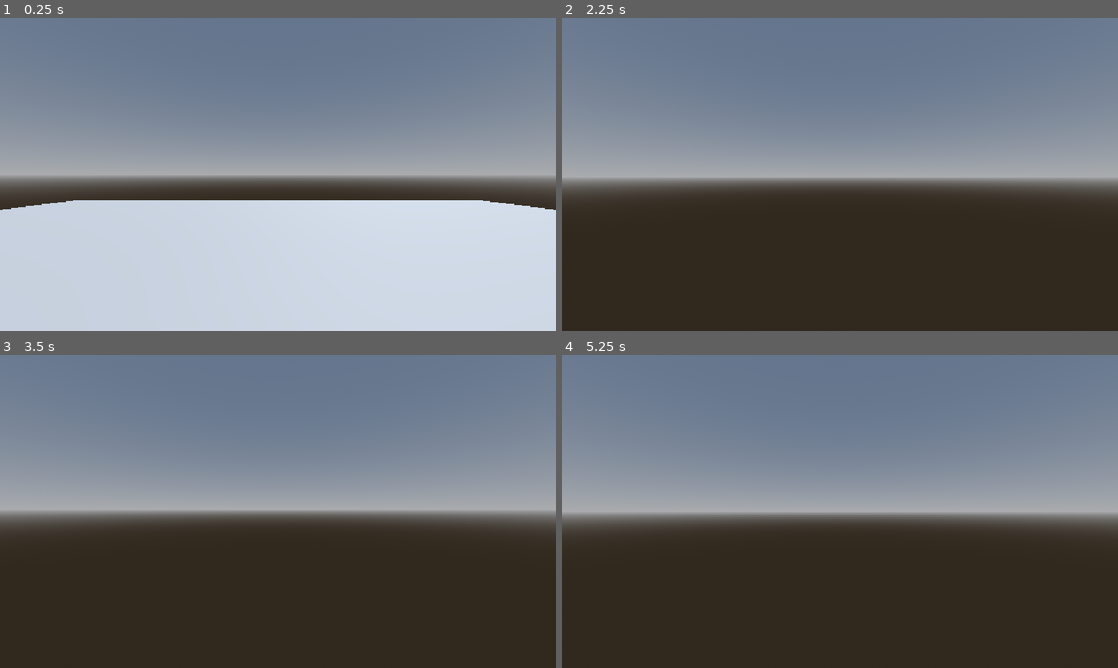
Above: before the commit, frames 1-4 (two rows, left to right).
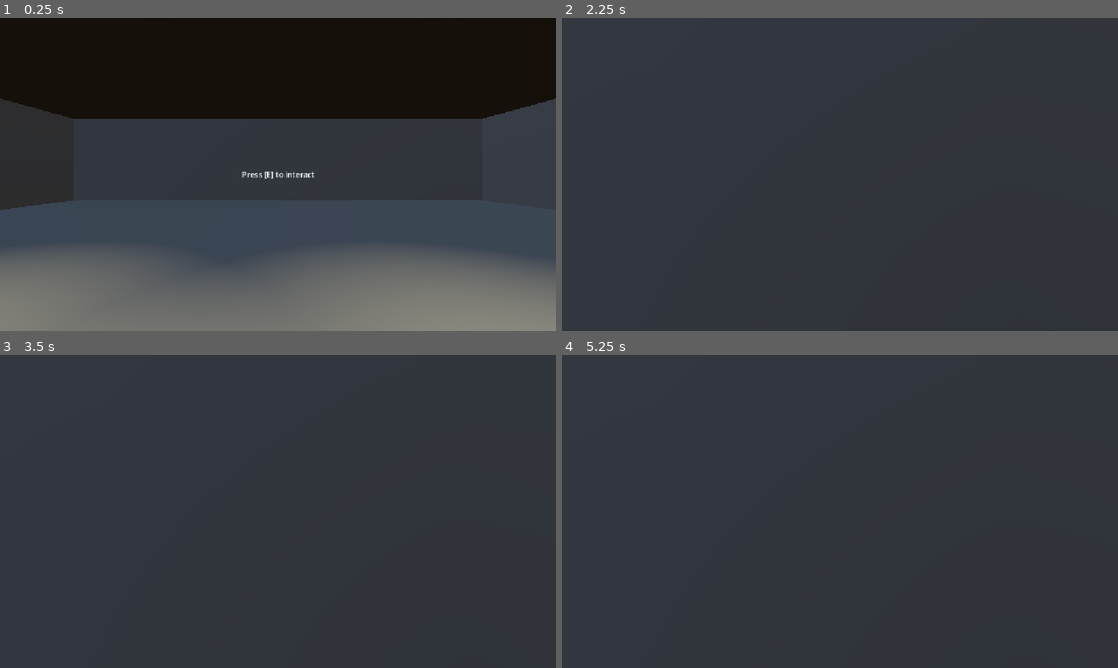
Above: after the commit, the same moments.

Repository: cdevelopment010/panic-packing
Game: Godot game, scene res://Level/level.tscn
The game is run twice, just before and just after one commit, with the same random seed, the same clock (stepped at 60 frames per second) and the same inputs. Before the commit the project has no main scene; this scene is started directly in both runs.
Inputs (mouse positions are in pixels of both pictures, inside the frame that each line leads up to):
- Up to frame 1 (0.25 s): no input
- Up to frame 2 (2.25 s): tap E (interact, bound only after the commit) at 0.5, 0.6, 1.25, 1.35, 2, 2.1 s; move the mouse to (867, 174) at 0.52 s; hold W (move_forward) from 0.53 s (still down); tap Space (jump) at 0.77, 1.52 s; move the mouse to (812, 174) at 1.27 s; move the mouse to (851, 168) at 2.02 s
- Up to frame 3 (3.5 s): keep holding W (move_forward); tap Space (jump) at 2.75, 3.02 s; move the mouse to (272, 517) at 2.77 s; tap E (interact, bound only after the commit) at 2.85 s
- Up to frame 4 (5.25 s): keep holding W (move_forward); tap Enter at 3.5 s; move the mouse to (878, 514) at 3.52 s; tap E (interact, bound only after the commit) at 3.6, 4.35, 5.1 s; tap Space (jump) at 3.77, 4.25, 4.52 s; move the mouse to (795, 508) at 4.27 s; move the mouse to (845, 511) at 5.02 s

The runs differ from the first frame. In frame 1, 96% of the frame differs, in the area x 0-100%, y 0-100%; in frame 2, 96%; in frame 3, 96%; in frame 4, 96%.

Commit message:
Feat: starting interact method

Diff:
--- a/Level/level.tscn
+++ b/Level/level.tscn
@@ -17,6 +17,29 @@
 [sub_resource type="BoxMesh" id="BoxMesh_6t3ff"]
 size = Vector3(20, 0.5, 20)
 
+[sub_resource type="BoxMesh" id="BoxMesh_db6cj"]
+size = Vector3(0.5, 5, 20)
+
+[sub_resource type="ConcavePolygonShape3D" id="ConcavePolygonShape3D_o6mkr"]
+data = PackedVector3Array(-0.25, 2.5, 10, 0.25, 2.5, 10, -0.25, -2.5, 10, 0.25, 2.5, 10, 0.25, -2.5, 10, -0.25, -2.5, 10, 0.25, 2.5, -10, -0.25, 2.5, -10, 0.25, -2.5, -10, -0.25, 2.5, -10, -0.25, -2.5, -10, 0.25, -2.5, -10, 0.25, 2.5, 10, 0.25, 2.5, -10, 0.25, -2.5, 10, 0.25, 2.5, -10, 0.25, -2.5, -10, 0.25, -2.5, 10, -0.25, 2.5, -10, -0.25, 2.5, 10, -0.25, -2.5, -10, -0.25, 2.5, 10, -0.25, -2.5, 10, -0.25, -2.5, -10, 0.25, 2.5, 10, -0.25, 2.5, 10, 0.25, 2.5, -10, -0.25, 2.5, 10, -0.25, 2.5, -10, 0.25, 2.5, -10, -0.25, -2.5, 10, 0.25, -2.5, 10, -0.25, -2.5, -10, 0.25, -2.5, 10, 0.25, -2.5, -10, -0.25, -2.5, -10)
+
+[sub_resource type="ConvexPolygonShape3D" id="ConvexPolygonShape3D_o6mkr"]
+points = PackedVector3Array(0.54365087, 2.7380953, 10.154754, -0.40873015, -2.6587305, -10.154754, 0.54365087, -2.6587305, -10.154754, -0.40873015, -2.6587305, 10.154754, -0.40873015, 2.7380953, -10.154754, 0.54365087, 2.7380953, -10.154754, 0.54365087, -2.6587305, 10.154754, -0.40873015, 2.7380953, 10.154754)
+
+[sub_resource type="BoxMesh" id="BoxMesh_pf3ql"]
+size = Vector3(21, 5, 0.5)
+
+[sub_resource type="ConvexPolygonShape3D" id="ConvexPolygonShape3D_qmtf6"]
+points = PackedVector3Array(-10.666668, -2.666667, -0.4166667, 10.666668, 2.666667, 0.5833333, 10.666668, 2.666667, -0.4166667, -10.666668, 2.666667, 0.5833333, 10.666668, -2.666667, 0.5833333, 10.666668, -2.666667, -0.4166667, -10.666668, 2.666667, -0.4166667, -10.666668, -2.666667, 0.5833333)
+
+[sub_resource type="ConvexPolygonShape3D" id="ConvexPolygonShape3D_uawph"]
+points = PackedVector3Array(-10.666668, -2.666667, -0.4166667, 10.666668, 2.666667, 0.5833333, 10.666668, 2.666667, -0.4166667, -10.666668, 2.666667, 0.5833333, 10.666668, -2.666667, 0.5833333, 10.666668, -2.666667, -0.4166667, -10.666668, 2.666667, -0.4166667, -10.666668, -2.666667, 0.5833333)
+
+[sub_resource type="BoxMesh" id="BoxMesh_rtkpu"]
+
+[sub_resource type="ConcavePolygonShape3D" id="ConcavePolygonShape3D_qmtf6"]
+data = PackedVector3Array(-0.5, 0.5, 0.5, 0.5, 0.5, 0.5, -0.5, -0.5, 0.5, 0.5, 0.5, 0.5, 0.5, -0.5, 0.5, -0.5, -0.5, 0.5, 0.5, 0.5, -0.5, -0.5, 0.5, -0.5, 0.5, -0.5, -0.5, -0.5, 0.5, -0.5, -0.5, -0.5, -0.5, 0.5, -0.5, -0.5, 0.5, 0.5, 0.5, 0.5, 0.5, -0.5, 0.5, -0.5, 0.5, 0.5, 0.5, -0.5, 0.5, -0.5, -0.5, 0.5, -0.5, 0.5, -0.5, 0.5, -0.5, -0.5, 0.5, 0.5, -0.5, -0.5, -0.5, -0.5, 0.5, 0.5, -0.5, -0.5, 0.5, -0.5, -0.5, -0.5, 0.5, 0.5, 0.5, -0.5, 0.5, 0.5, 0.5, 0.5, -0.5, -0.5, 0.5, 0.5, -0.5, 0.5, -0.5, 0.5, 0.5, -0.5, -0.5, -0.5, 0.5, 0.5, -0.5, 0.5, -0.5, -0.5, -0.5, 0.5, -0.5, 0.5, 0.5, -0.5, -0.5, -0.5, -0.5, -0.5)
+
 [node name="Level" type="Node3D" unique_id=1200555673]
 
 [node name="WorldEnvironment" type="WorldEnvironment" parent="." unique_id=961055816]
@@ -33,3 +56,73 @@
 transform = Transform3D(1, 0, 0, 0, 1, 0, 0, 0, 1, 0, -0.25, 0)
 use_collision = true
 mesh = SubResource("BoxMesh_6t3ff")
+
+[node name="MeshInstance3D2" type="CSGMesh3D" parent="." unique_id=1013741876]
+transform = Transform3D(1, 0, 0, 0, 1, 0, 0, 0, 1, 0, 4.25, 0)
+use_collision = true
+mesh = SubResource("BoxMesh_6t3ff")
+
+[node name="Node" type="Node" parent="." unique_id=1136599581]
+
+[node name="StaticBody3D" type="StaticBody3D" parent="Node" unique_id=838670176]
+
+[node name="MeshInstance3D" type="MeshInstance3D" parent="Node/StaticBody3D" unique_id=148722935]
+transform = Transform3D(1, 0, 0, 0, 1, 0, 0, 0, 1, 10.254082, 2.0014088, 0)
+mesh = SubResource("BoxMesh_db6cj")
+
+[node name="CollisionShape3D" type="CollisionShape3D" parent="Node/StaticBody3D" unique_id=216090695]
+transform = Transform3D(1, 0, 0, 0, 1, 0, 0, 0, 1, 10.254082, 2.0014088, 0)
+shape = SubResource("ConcavePolygonShape3D_o6mkr")
+
+[node name="StaticBody3D2" type="StaticBody3D" parent="Node" unique_id=1226343272]
+
+[node name="MeshInstance3D2" type="MeshInstance3D" parent="Node/StaticBody3D2" unique_id=1253047336]
+transform = Transform3D(1, 0, 0, 0, 1, 0, 0, 0, 1, -10.248941, 1.9955335, 0)
+mesh = SubResource("BoxMesh_db6cj")
+
+[node name="CollisionShape3D" type="CollisionShape3D" parent="Node/StaticBody3D2" unique_id=1768584127]
+transform = Transform3D(1, 0, 0, 0, 1, 0, 0, 0, 1, -10.248941, 1.9955335, 0)
+shape = SubResource("ConvexPolygonShape3D_o6mkr")
+
+[node name="StaticBody3D3" type="StaticBody3D" parent="Node" unique_id=417305903]
+
+[node name="MeshInstance3D3" type="MeshInstance3D" parent="Node/StaticBody3D3" unique_id=450504652]
+transform = Transform3D(1, 0, 0, 0, 1, 0, 0, 0, 1, 0, 1.9992383, 10.248079)
+mesh = SubResource("BoxMesh_pf3ql")
+
+[node name="CollisionShape3D" type="CollisionShape3D" parent="Node/StaticBody3D3" unique_id=1951400023]
+transform = Transform3D(1, 0, 0, 0, 1, 0, 0, 0, 1, 0, 1.9992383, 10.248079)
+shape = SubResource("ConvexPolygonShape3D_qmtf6")
+
+[node name="StaticBody3D4" type="StaticBody3D" parent="Node" unique_id=945014473]
+
+[node name="MeshInstance3D4" type="MeshInstance3D" parent="Node/StaticBody3D4" unique_id=1395263405]
+transform = Transform3D(1, 0, 0, 0, 1, 0, 0, 0, 1, 0, 1.9992383, -10.244662)
+mesh = SubResource("BoxMesh_pf3ql")
+
+[node name="CollisionShape3D" type="CollisionShape3D" parent="Node/StaticBody3D4" unique_id=1741200250]
+transform = Transform3D(1, 0, 0, 0, 1, 0, 0, 0, 1, 0, 1.9992383, -10.244662)
+shape = SubResource("ConvexPolygonShape3D_uawph")
+
+[node name="SpotLight3D" type="SpotLight3D" parent="." unique_id=1278239254]
+transform = Transform3D(1, 0, 0, 0, -4.371139e-08, 1, 0, -1, -4.371139e-08, -3.3097827, 3.9131975, 0)
+light_color = Color(0.8067597, 0.7677837, 0.6300354, 1)
+light_energy = 2.426
+spot_range = 10.0
+spot_attenuation = 0.2
+
+[node name="SpotLight3D2" type="SpotLight3D" parent="." unique_id=178476072]
+transform = Transform3D(1, 0, 0, 0, -4.371139e-08, 1, 0, -1, -4.371139e-08, 1.7565973, 3.9131975, 0)
+light_color = Color(0.8067597, 0.7677837, 0.6300354, 1)
+light_energy = 2.426
+spot_range = 10.0
+spot_attenuation = 0.2
+
+[node name="PickupItem" type="StaticBody3D" parent="." unique_id=431338627]
+transform = Transform3D(1, 0, 0, 0, 1, 0, 0, 0, 1, 3.4156594, 0.5017357, 0)
+
+[node name="MeshInstance3D" type="MeshInstance3D" parent="PickupItem" unique_id=553727428]
+mesh = SubResource("BoxMesh_rtkpu")
+
+[node name="CollisionShape3D" type="CollisionShape3D" parent="PickupItem" unique_id=1041928554]
+shape = SubResource("ConcavePolygonShape3D_qmtf6")
--- a/Player/player.gd
+++ b/Player/player.gd
@@ -1,6 +1,8 @@
 extends CharacterBody3D
 
 @onready var camera_pivot: Node3D = $CameraPivot
+@onready var label: Label = $CanvasLayer/BoxContainer/Label
+
 
 const SPEED = 5.0
 const JUMP_VELOCITY = 4.5
@@ -13,6 +15,18 @@
 
 func _physics_process(delta: float) -> void:
 	handle_camera_rotation()
+
+	if %SeeCast.is_colliding():
+		print("Raycast collide")
+		var target = %SeeCast.get_collider()
+		if target != null and target.has_method("interact"):
+			print("You can pick this item")
+			label.show()
+			if Input.is_action_just_pressed("interact"):
+				target.interact()
+		else:
+			label.hide()
+
 	# Add the gravity.
 	if not is_on_floor():
 		velocity += get_gravity() * delta
@@ -34,6 +48,7 @@
 
 	move_and_slide()
 
+
 func _input(event: InputEvent) -> void:
 	if event is InputEventMouseMotion and Input.mouse_mode == Input.MOUSE_MODE_CAPTURED:
 		mouse_motion = -event.relative * 0.001 # 0.001 can be thought of as sensistivity. Negative so the camera moves in the same way.
--- a/Player/player.tscn
+++ b/Player/player.tscn
@@ -24,3 +24,29 @@
 transform = Transform3D(1, 0, 0, 0, 1, 0, 0, 0, 1, 0, 0.3, 0)
 top_level = true
 script = ExtResource("2_4ntmi")
+
+[node name="SeeCast" type="RayCast3D" parent="CameraPivot" unique_id=1776508356]
+unique_name_in_owner = true
+transform = Transform3D(1, 0, 0, 0, 1, 0, 0, 0, 1, 0, 0.1921894, 0)
+target_position = Vector3(0, 0, -1.745)
+collision_mask = 3
+debug_shape_custom_color = Color(0.82676935, 0.14149436, 0.3138854, 1)
+
+[node name="CanvasLayer" type="CanvasLayer" parent="." unique_id=497358055]
+
+[node name="BoxContainer" type="BoxContainer" parent="CanvasLayer" unique_id=435013475]
+anchors_preset = 8
+anchor_left = 0.5
+anchor_top = 0.5
+anchor_right = 0.5
+anchor_bottom = 0.5
+offset_left = -20.0
+offset_top = -20.0
+offset_right = 20.0
+offset_bottom = 20.0
+grow_horizontal = 2
+grow_vertical = 2
+
+[node name="Label" type="Label" parent="CanvasLayer/BoxContainer" unique_id=18936957]
+layout_mode = 2
+text = "Press [E] to interact"
--- a/project.godot
+++ b/project.godot
@@ -11,6 +11,7 @@
 [application]
 
 config/name="Panic Packing"
+run/main_scene="uid://dadordkfbmju4"
 config/features=PackedStringArray("4.7", "Forward Plus")
 config/icon="res://icon.svg"
 
@@ -46,6 +47,11 @@
 "events": [Object(InputEventKey,"resource_local_to_scene":false,"resource_name":"","device":-1,"window_id":0,"alt_press …(191 unchanged characters)…
 ]
 }
+interact={
+"deadzone": 0.2,
+"events": [Object(InputEventKey,"resource_local_to_scene":false,"resource_name":"","device":-1,"window_id":0,"alt_pressed":false,"shift_pressed":false,"ctrl_pressed":false,"meta_pressed":false,"pressed":false,"keycode":0,"physical_keycode":69,"key_label":0,"unicode":101,"location":0,"echo":false,"script":null)
+]
+}
 
 [physics]
 
